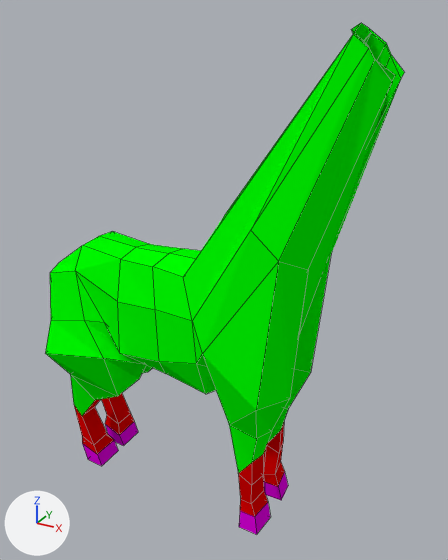
Before and after pictures for a commit that changed the Blender file data/.wolf3d/N3Ddata.cdogscpn/graphics/chars/bodies/giraffe/src.blend.
Camera for both pictures: a camera (50 mm lens) standing at (16.1, -25.2, 26.6) and looking at (1.5, 1.3, 13.3). Arrows for +X, +Y and +Z are at lower left; the lights stay in place. Mesh edges are drawn as thin lines.

The scene before the commit, as lines of its bpy script (objects in view):
```python
me_cylinder_005 = bpy.data.meshes.new('Cylinder.005')
me_cylinder_005.from_pydata(...)  # 247 vertices, 254 faces; spans x -1.23..1.23, y -5.82..2.19, z -2.91..3.01
# faces by material slot: [44, 188, 22]
me_cylinder_005.materials.append(mat_skin)  # red #d90000
me_cylinder_005.materials.append(mat_hair)  # green #00ff00
me_cylinder_005.materials.append(mat_magenta)  # pink #d900d9
ob_sheep = bpy.data.objects.new('Sheep', me_cylinder_005)
ob_sheep.location = (0.04, 0.46, 7.12)
ob_sheep.rotation_euler = (-1.571, 0.0, -1.571)  # degrees (-90, 0, -90)
ob_sheep.scale = (3.25, 3.25, 3.25)
```
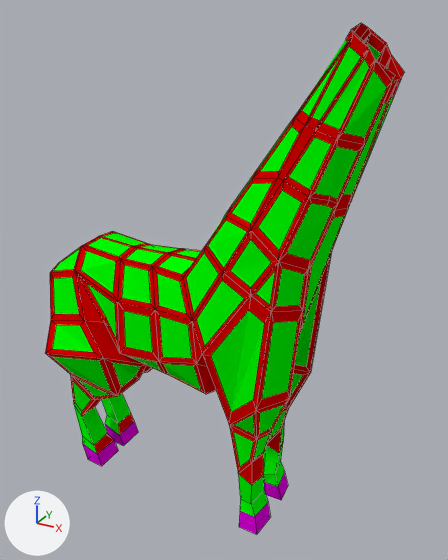
What differs and where, as boxes (x1, y1, x2, y2) in the pictures (448 x 560 px):
part 1 of me_cylinder_005, built on
    before: (299, 82, 400, 335)
    after: (45, 23, 401, 473)
part 2 of me_cylinder_005, recoloured (red to green)
    both: (74, 393, 285, 517)
part 3 of me_cylinder_005, recoloured (green to red)
    both: (75, 29, 404, 394)

The change, as a diff of the scene's bpy script:
```diff
--- a/data/.wolf3d/N3Ddata.cdogscpn/graphics/chars/bodies/giraffe/src.blend.py
+++ b/data/.wolf3d/N3Ddata.cdogscpn/graphics/chars/bodies/giraffe/src.blend.py
@@ me_cylinder_005 @@
 # used by ob_sheep; location = (0.04, 0.46, 7.12); rotation_euler = (-1.571, 0.0, -1.571), in degrees (-90, 0, -90); scale = (3.25, 3.25, 3.25)
-me_cylinder_005.from_pydata(...)  # 247 vertices, 254 faces; spans x -1.23..1.23, y -5.82..2.19, z -2.91..3.01
+me_cylinder_005.from_pydata(...)  # 762 vertices, 749 faces; spans x -1.23..1.23, y -5.82..2.19, z -2.91..3.01
+# me_cylinder_005 part 1: 3 vertices removed from x -0.83..0.0, y -2.72..-0.7, z -0.21..2.04; 502 vertices added at x -1.18..1.18, y -5.7..1.18, z -2.62..2.99
+# me_cylinder_005 part 2: 32 faces spanning x -0.63..0.63, y 0.97..1.92, z -2.39..1.59 switch from mat_skin (red #d90000) to mat_hair (green #00ff00)
+# me_cylinder_005 part 3: 81 faces spanning x -1.12..1.12, y -5.76..1.15, z -2.87..3.01 switch from mat_hair (green #00ff00) to mat_skin (red #d90000)
 me_cylinder_005.materials.append(mat_magenta)
```
